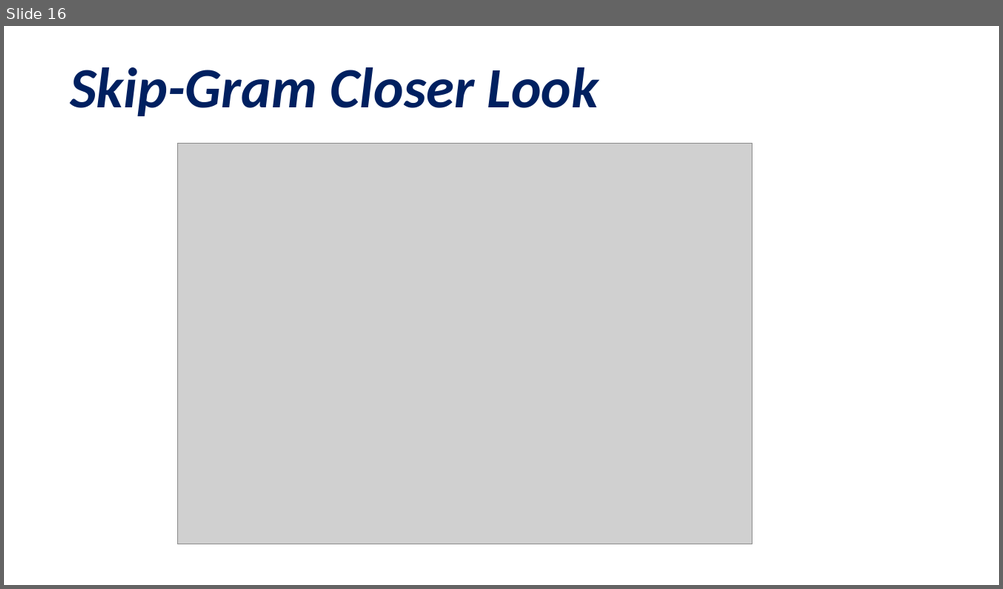
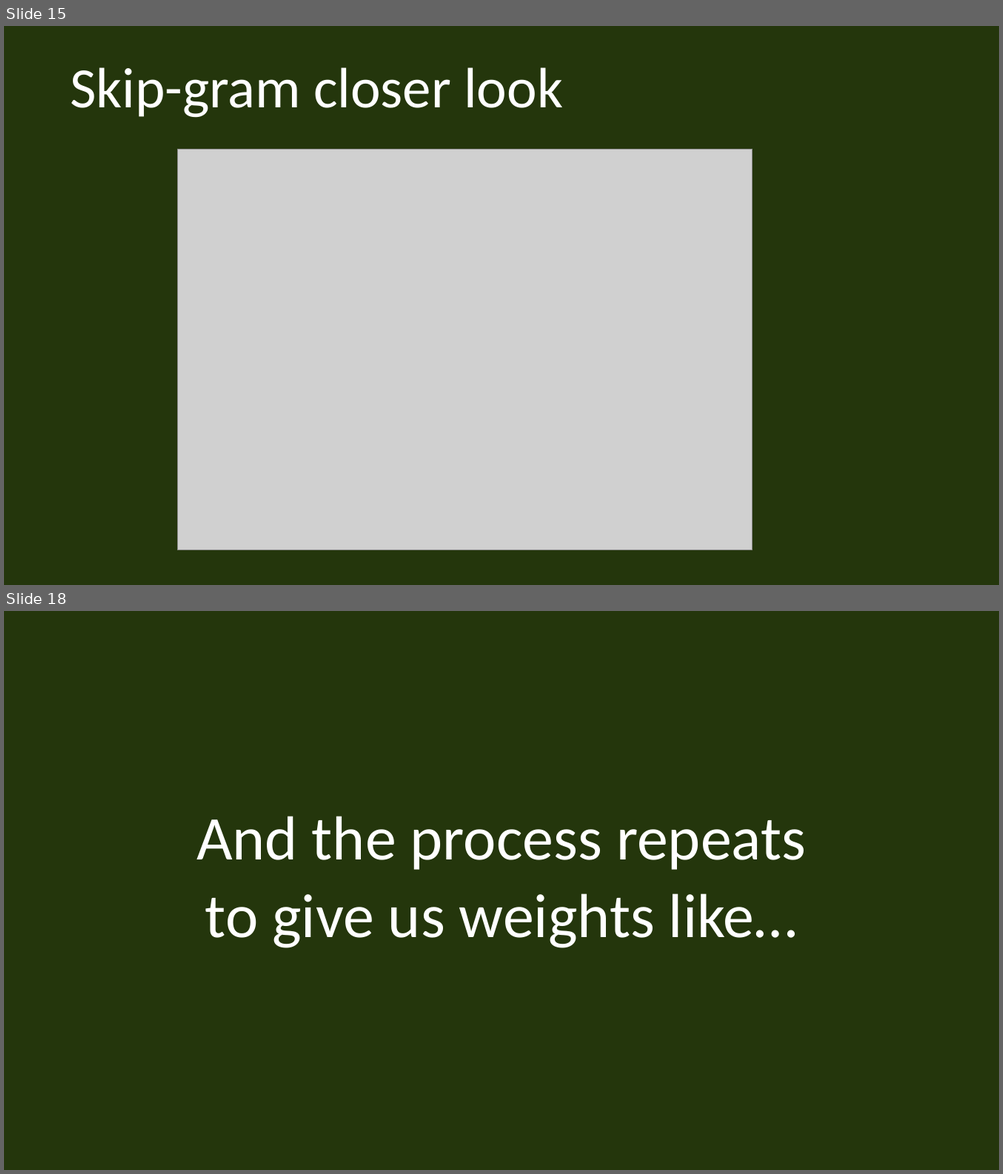
Before and after one commit to rifazn/patternlab, a slide deck: presentation/Pattern.odp. Shown one above the other, each under a label of ours: slide 16 before the commit, slides 15 and 18 after it; the slides between them are not shown. The pictures are 1003x589 and 1003x1174 pixels, drawn with LibreOffice and Linux fonts; fonts in the diff are those of the drawing; grey boxes stand for pictures. Boxes give left, top, right and bottom in pixels: in the first picture for what was removed or moved away, otherwise in the second. Text is boxed around its words. In the diff, an @@ line names an element or a change of style, - is before the commit and + after.

```diff
--- a/presentation/Pattern.odp
+++ b/presentation/Pattern.odp
@@ slide 18 added at [4, 611, 999, 1170], background #24360C @@
@@ text added at [196, 816, 805, 948], 60 pt, text #FFFFFF @@
+And the process repeats
+to give us weights like…
@@ what was slide 16 is now slide 15 @@
@@ slide 15 changed as well @@
@@ background #FFFFFF to #24360C @@
@@ title at [70, 67, 563, 118]: text changed; text colour #002060 to #FFFFFF; bold off; italic off @@
-Skip-Gram Closer Look
+Skip-gram closer look
@@ picture: place and size @@
-picture at [177, 143, 752, 545]
+picture at [177, 149, 752, 551]
```
Also in this commit, not shown: 1 other slide changed, 26 other slides added, 16 slides removed, 3 other files.
